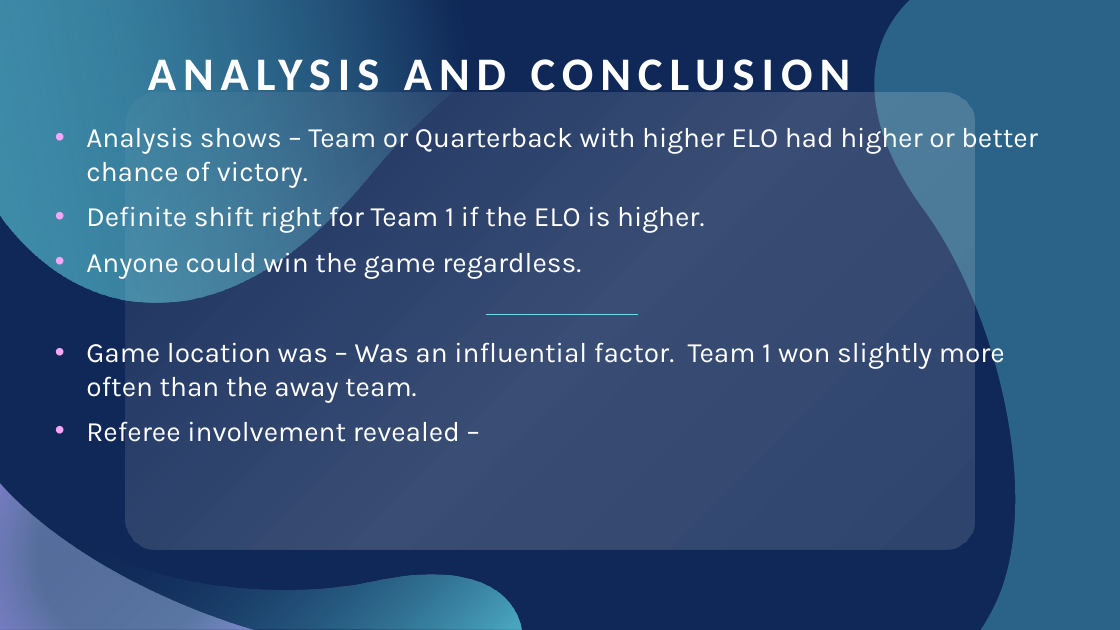
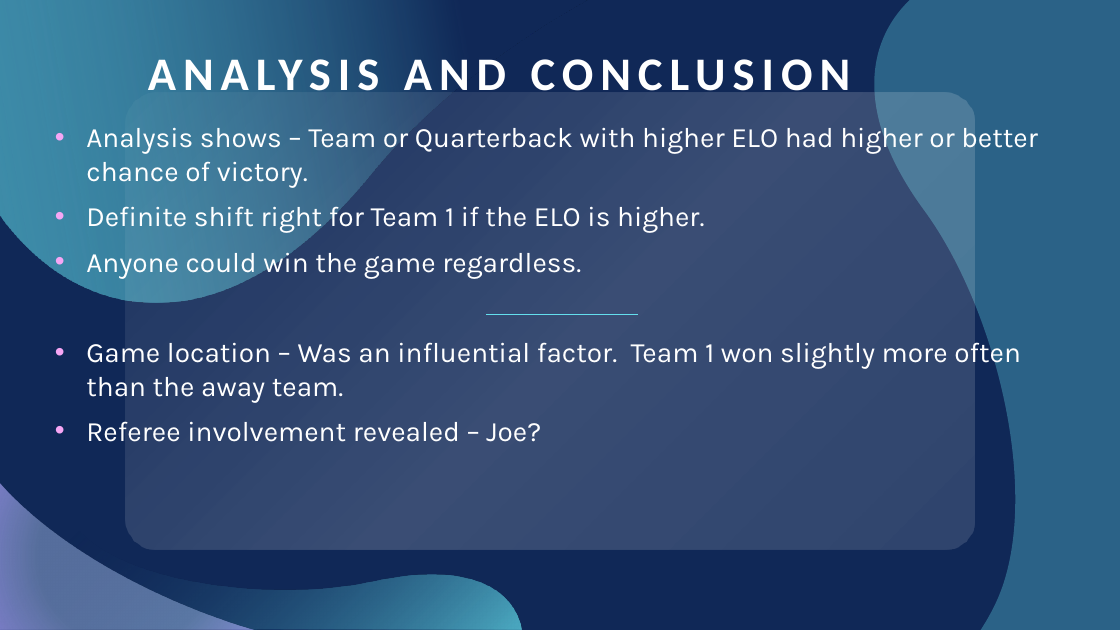
Before and after one commit to itsakcode/healthcare_project, a slide deck: slide 9 of Project_2_Presentation.pptx. Drawn at 1120x630 pixels with LibreOffice and Linux fonts; fonts in the diff are those of the drawing. Boxes give left, top, right and bottom in pixels: in the first picture for what was removed or moved away, otherwise in the second. Text is boxed around its words. In the diff, an @@ line names an element or a change of style, - is before the commit and + after.

```diff
--- a/Project_2_Presentation.pptx
+++ b/Project_2_Presentation.pptx
@@ subtitle at box(86, 337, 1021, 442): text changed @@
-• Game location was – Was an influential factor. Team 1 won slightly more often than the away team.
-• Referee involvement revealed –
+• Game location – Was an influential factor. Team 1 won slightly more often than the away team.
+• Referee involvement revealed – Joe?
```
Also in this commit, not shown: 6 other slides changed, 17 slides added, 5 slides removed.
